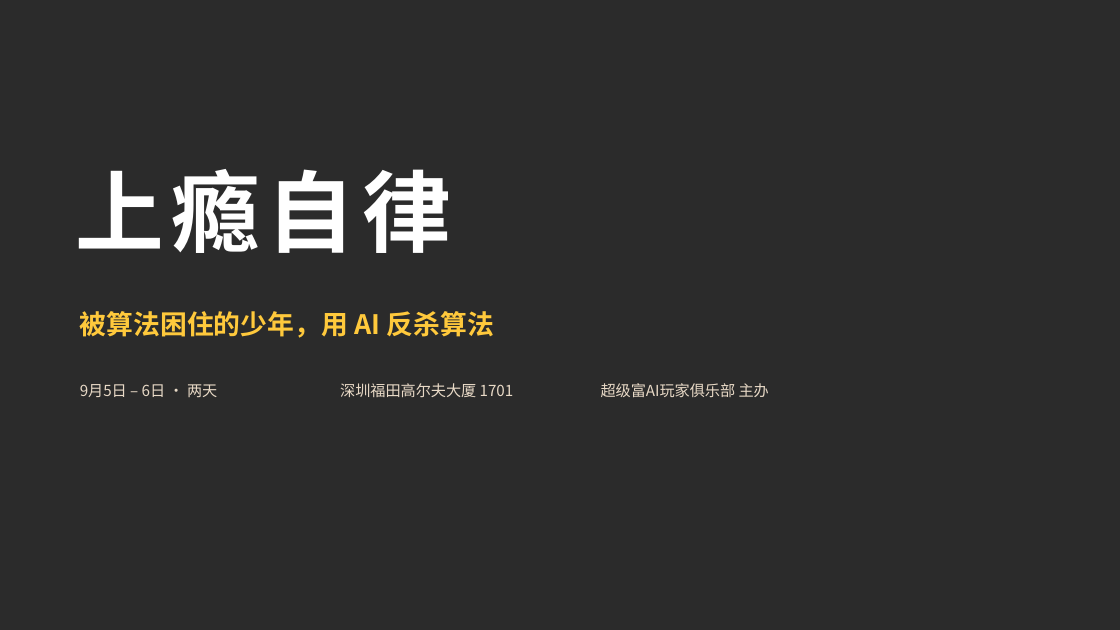
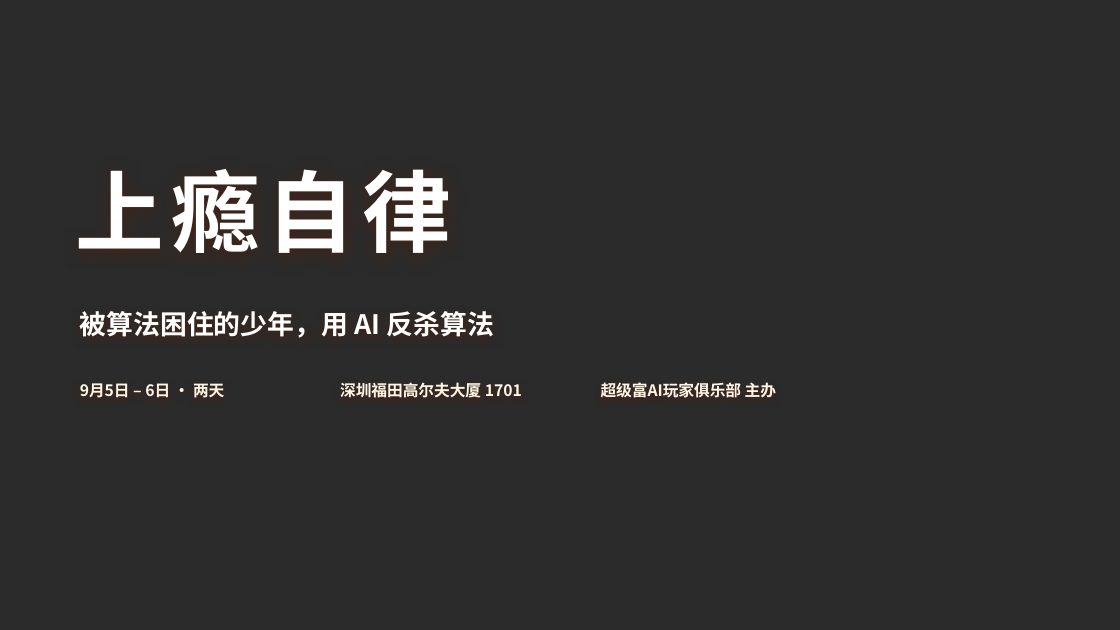
Before and after one commit to 1739467001-svg/Teenager-Guide, a slide deck: slide 1 of 上瘾自律/课件/上瘾自律_两天课件_主课件.pptx. Drawn at 1120x630 pixels with LibreOffice and Linux fonts; fonts in the diff are those of the drawing; background and template pictures are left out; a plain dark background stands for a picture behind light text. Boxes give left, top, right and bottom in pixels: in the first picture for what was removed or moved away, otherwise in the second. Text is boxed around its words. In the diff, an @@ line names an element or a change of style, - is before the commit and + after.

```diff
--- a/上瘾自律/课件/上瘾自律_两天课件_主课件.pptx
+++ b/上瘾自律/课件/上瘾自律_两天课件_主课件.pptx
@@ text "被算法困住的少年，用 AI 反杀算法" at box(80, 311, 494, 338): text colour #FFC93C to #FFFFFF @@
@@ size 13 to 13.5 pt, text colour #E8D9C6 to #FFF6E8, bold on in 3 elements at box(80, 383, 224, 398), box(340, 382, 522, 398), box(601, 382, 776, 398) @@
```
Also in this commit, not shown: 44 other slides changed, 8 other files.
